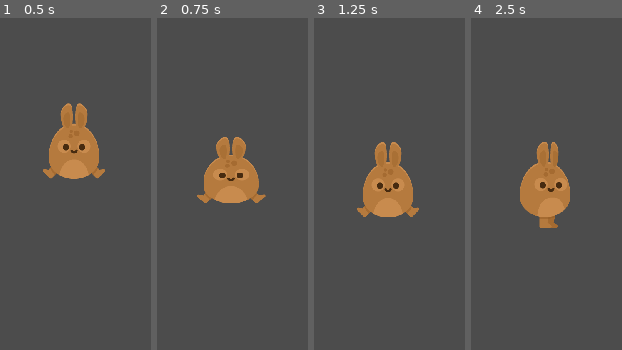
Above: before the commit, frames 1-4 (left to right).
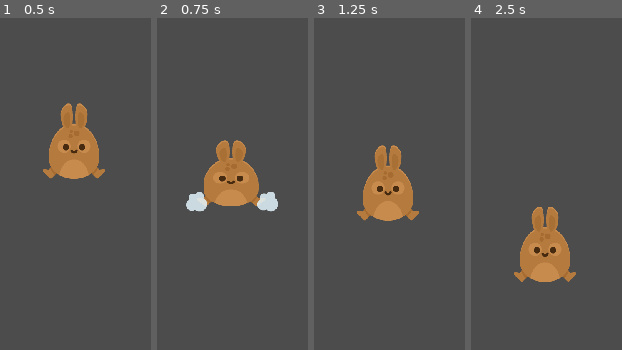
Above: after the commit, the same moments.

Repository: brunoyillli/Coelho-plataforma
Game: Godot game, scene res://scenes/test_area.tscn
The game is run twice, just before and just after one commit, with the same random seed, the same clock (stepped at 60 frames per second) and the same inputs.
Inputs (mouse positions are in pixels of both pictures, inside the frame that each line leads up to):
- Up to frame 1 (0.5 s): no input
- Up to frame 2 (0.75 s): move the mouse to (outside the picture) at 0.52 s; click (outside the picture) at 0.67 s
- Up to frame 3 (1.25 s): no input
- Up to frame 4 (2.5 s): move the mouse to (outside the picture) at 1.27 s; click (outside the picture) at 1.42 s; move the mouse to (outside the picture) at 2.02 s; click (outside the picture) at 2.17 s

Frame 1 is identical in both runs. In frame 2, 2.4% of the frame differs, in the area x 19-81%, y 35-59%; in frame 3, 1.3%; in frame 4, 10%, in the area x 28-70%, y 37-80%.

Commit message:
audio de pulo e outras coisas

Diff:
--- /dev/null
+++ b/default_bus_layout.tres
@@ -0,0 +1,9 @@
+[gd_resource type="AudioBusLayout" format=2]
+
+[resource]
+bus/1/name = "fx"
+bus/1/solo = false
+bus/1/mute = false
+bus/1/bypass_fx = false
+bus/1/volume_db = -9.2092
+bus/1/send = "Master"
--- a/scenes/player.tscn
+++ b/scenes/player.tscn
@@ -1,11 +1,12 @@
-[gd_scene load_steps=5 format=2]
+[gd_scene load_steps=8 format=2]
 
 [ext_resource path="res://resources/player_skin_browm.tres" type="SpriteFrames" id=1]
 [ext_resource path="res://scripts/player.gd" type="Script" id=2]
+[ext_resource path="res://sprites/Particles/smoke.png" type="Texture" id=3]
+[ext_resource path="res://samples/jump.wav" type="AudioStream" id=4]
 
-[sub_resource type="CapsuleShape2D" id=1]
-radius = 60.7646
-height = 66.014
+[sub_resource type="RectangleShape2D" id=4]
+extents = Vector2( 60.7754, 63.4071 )
 
 [sub_resource type="Animation" id=2]
 resource_name = "boing"
@@ -35,6 +36,46 @@
 "values": [ Vector2( 1.30629, 0.634229 ), Vector2( 1, 1 ) ]
 }
 
+[sub_resource type="Animation" id=3]
+resource_name = "dust"
+length = 0.5
+tracks/0/type = "value"
+tracks/0/path = NodePath(".:position")
+tracks/0/interp = 1
+tracks/0/loop_wrap = true
+tracks/0/imported = false
+tracks/0/enabled = true
+tracks/0/keys = {
+"times": PoolRealArray( 0.2 ),
+"transitions": PoolRealArray( 1 ),
+"update": 0,
+"values": [ Vector2( 0.735077, 82.3305 ) ]
+}
+tracks/1/type = "value"
+tracks/1/path = NodePath(".:scale")
+tracks/1/interp = 1
+tracks/1/loop_wrap = true
+tracks/1/imported = false
+tracks/1/enabled = true
+tracks/1/keys = {
+"times": PoolRealArray( 0, 0.2 ),
+"transitions": PoolRealArray( 1, 1 ),
+"update": 0,
+"values": [ Vector2( 1e-05, 1e-05 ), Vector2( 1.5, 1.5 ) ]
+}
+tracks/2/type = "value"
+tracks/2/path = NodePath(".:modulate")
+tracks/2/interp = 1
+tracks/2/loop_wrap = true
+tracks/2/imported = false
+tracks/2/enabled = true
+tracks/2/keys = {
+"times": PoolRealArray( 0, 0.1, 0.3 ),
+"transitions": PoolRealArray( 1, 1, 1 ),
+"update": 0,
+"values": [ Color( 1, 1, 1, 1 ), Color( 1, 1, 1, 1 ), Color( 1, 1, 1, 0 ) ]
+}
+
 [node name="player" type="KinematicBody2D"]
 script = ExtResource( 2 )
 
@@ -44,8 +85,8 @@
 frame = 1
 
 [node name="shape" type="CollisionShape2D" parent="."]
-position = Vector2( -0.116638, -11.9551 )
-shape = SubResource( 1 )
+position = Vector2( -0.116668, 10.8328 )
+shape = SubResource( 4 )
 
 [node name="camera" type="Camera2D" parent="."]
 position = Vector2( 731.847, -14.35 )
@@ -56,3 +97,22 @@
 
 [node name="anim_lander" type="AnimationPlayer" parent="."]
 anims/boing = SubResource( 2 )
+
+[node name="dust" type="Node2D" parent="."]
+position = Vector2( 0.735077, 82.3305 )
+scale = Vector2( 1e-05, 1e-05 )
+
+[node name="smoke" type="Sprite" parent="dust"]
+position = Vector2( 87.1221, -1.8528 )
+texture = ExtResource( 3 )
+
+[node name="smoke2" type="Sprite" parent="dust"]
+position = Vector2( -84.1548, -1.11772 )
+texture = ExtResource( 3 )
+
+[node name="anim" type="AnimationPlayer" parent="dust"]
+anims/dust = SubResource( 3 )
+
+[node name="jump" type="AudioStreamPlayer" parent="."]
+stream = ExtResource( 4 )
+bus = "fx"
--- a/scripts/player.gd
+++ b/scripts/player.gd
@@ -18,12 +18,14 @@
 	if is_on_floor():
 		if not was_on_floor:
 			$anim_lander.play("boing")
+			$dust/anim.play("dust")
 		$sprite.play("walk")
 		if jump:
 			velocity.y = -1000
+			$jump.play()
 	else:
 		$sprite.play("jump")
-		if jump_release:
+		if jump_release and velocity.y < 0:
 			velocity.y *= .3
 
 	was_on_floor = is_on_floor()
